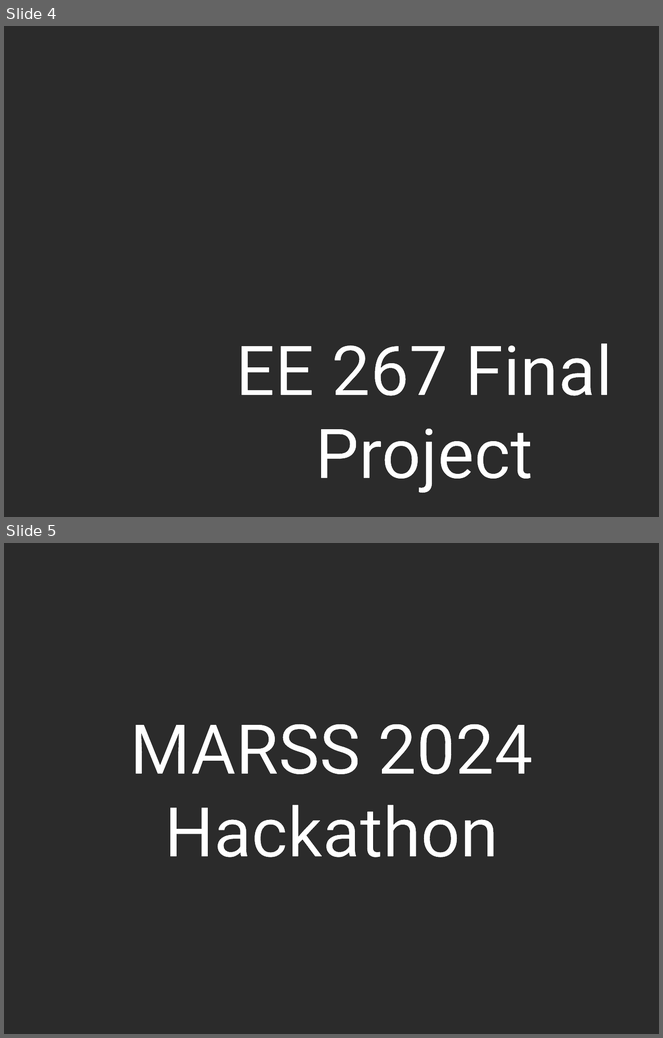
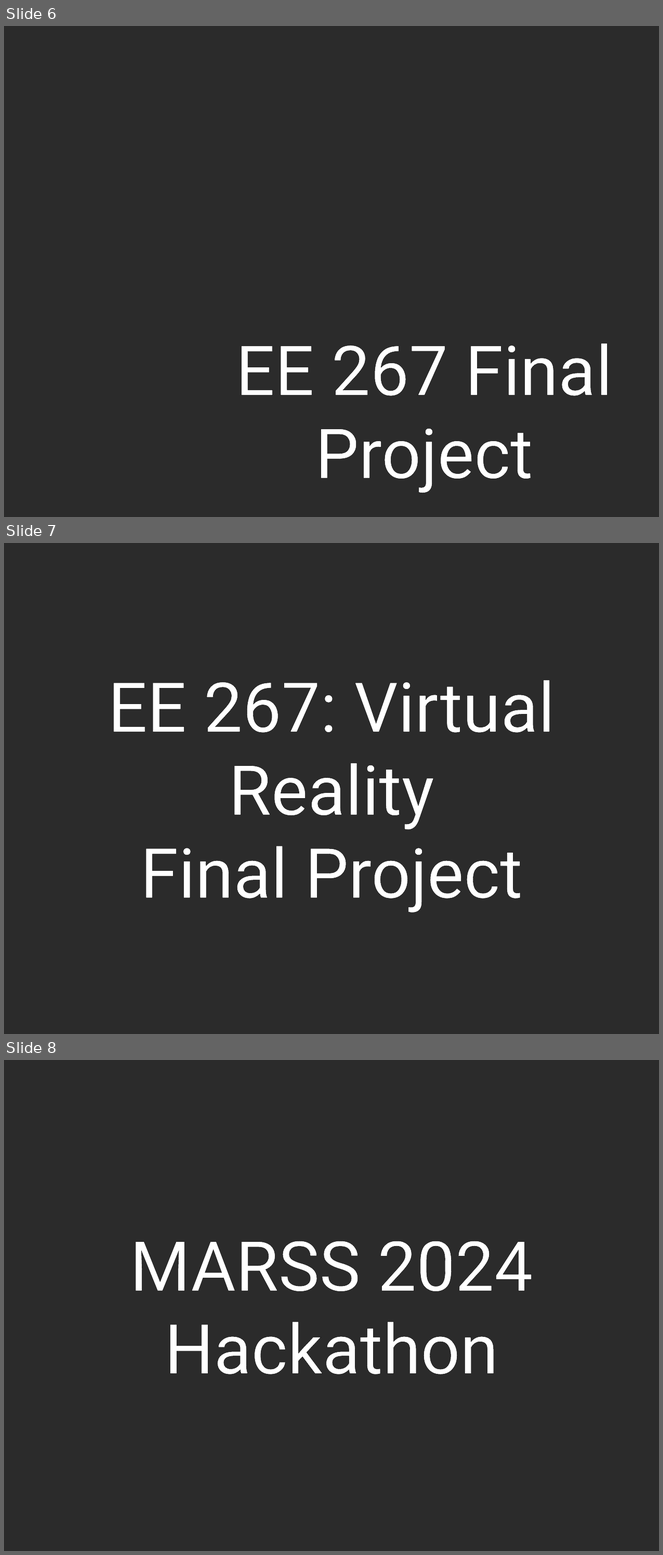
Before and after one commit to jasmin-palmer/jasmin-palmer.github.io, a slide deck: PowerPoint Files/Gallery Image Editing.pptx. Shown one above the other, each under a label of ours: slides 4 and 5 before the commit, slides 6, 7 and 8 after it. The pictures are 663x1038 and 663x1555 pixels, drawn with LibreOffice and Linux fonts; fonts in the diff are those of the drawing; background and template pictures are left out; a plain dark background stands for a picture behind light text. Boxes give left, top, right and bottom in pixels: in the first picture for what was removed or moved away, otherwise in the second. Text is boxed around its words. In the diff, an @@ line names an element or a change of style, - is before the commit and + after.

Commit message:
Add Media for Projects Pages

```diff
--- a/PowerPoint Files/Gallery Image Editing.pptx
+++ b/PowerPoint Files/Gallery Image Editing.pptx
@@ slide 7 added at (4, 543, 659, 1034), background picture (left out) @@
@@ text added at (108, 680, 555, 913), 76 pt, text #FFFFFF @@
+EE 267: Virtual Reality
+Final Project
@@ what was slide 4 is now slide 6 @@
@@ what was slide 5 is now slide 8 @@
```
Also in this commit, not shown: 3 other slides added, 21 other files.
